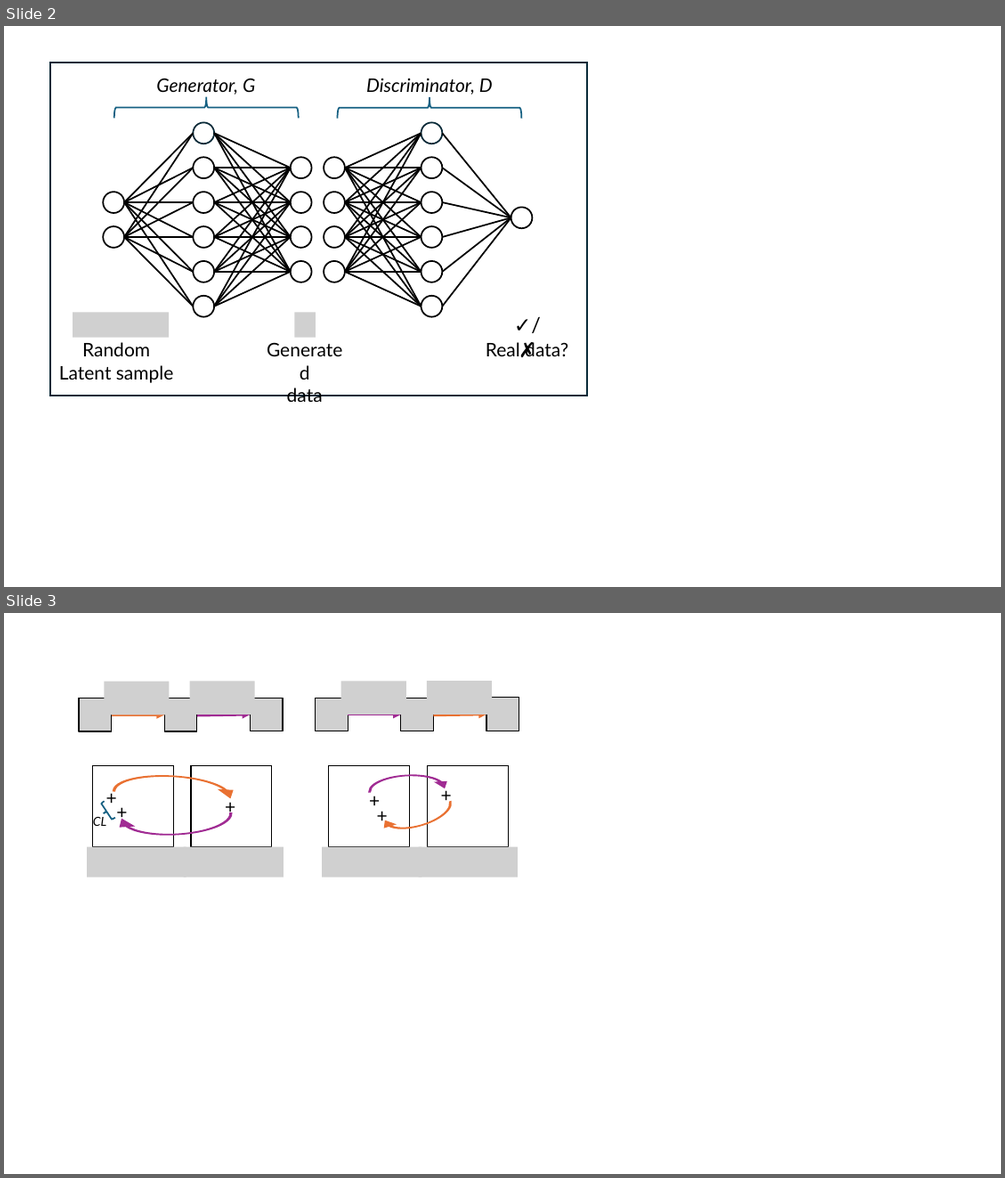
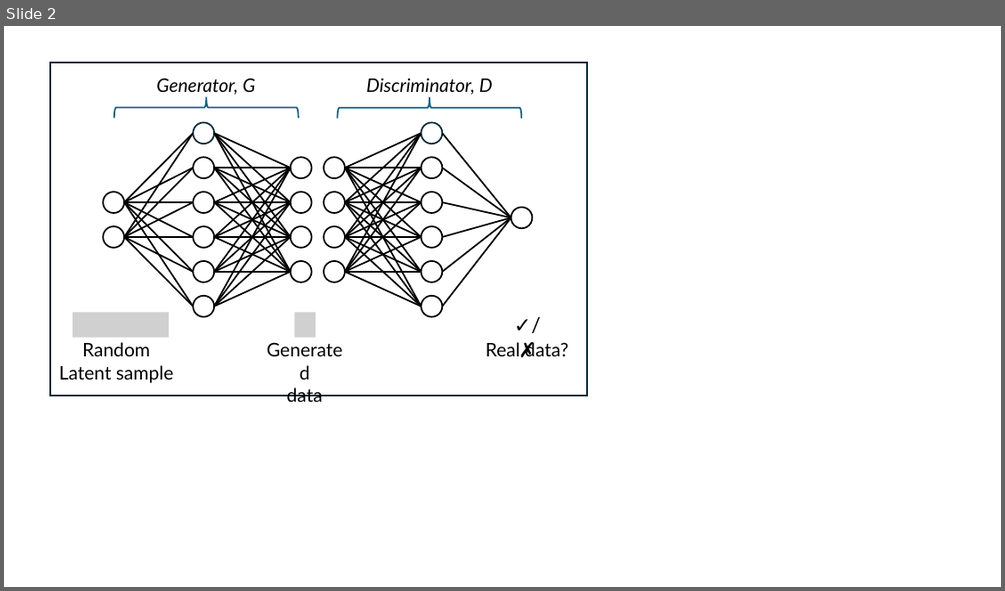
Before and after one commit to mdblackledge/theoryofimaging2, a slide deck: new_images/figures.pptx. Shown one above the other, each under a label of ours: slides 2 and 3 before the commit, slide 2 after it. The pictures are 1005x1178 and 1005x591 pixels, drawn with LibreOffice and Linux fonts; fonts in the diff are those of the drawing; grey boxes stand for pictures. Boxes give left, top, right and bottom in pixels: in the first picture for what was removed or moved away, otherwise in the second. Text is boxed around its words. In the diff, an @@ line names an element or a change of style, - is before the commit and + after.

```diff
--- a/new_images/figures.pptx
+++ b/new_images/figures.pptx
@@ slide 3 removed at bbox=[4, 613, 1001, 1174], background #FFFFFF @@
@@ group removed at bbox=[79, 681, 283, 732]: 5 pictures, 2 arrows @@
@@ picture removed at bbox=[341, 681, 406, 714] @@
@@ picture removed at bbox=[427, 681, 492, 714] @@
@@ picture removed at bbox=[316, 698, 348, 731] @@
@@ arrow removed from (348, 714) to (401, 714) @@
@@ picture removed at bbox=[401, 698, 434, 731] @@
@@ arrow removed from (433, 715) to (486, 714) @@
@@ picture removed at bbox=[486, 698, 519, 731] @@
@@ rectangle removed at bbox=[92, 766, 173, 847] @@
@@ curved down arrow removed at bbox=[113, 772, 238, 797] @@
@@ rectangle removed at bbox=[191, 766, 272, 847] @@
@@ rectangle removed at bbox=[329, 766, 409, 847] @@
@@ rectangle removed at bbox=[428, 766, 508, 847] @@
@@ text removed at bbox=[99, 783, 124, 812] @@
-+
@@ text removed at bbox=[109, 796, 135, 826] @@
-+
@@ text removed at bbox=[218, 791, 243, 821] @@
-+
@@ text removed at bbox=[362, 785, 387, 815] @@
-+
@@ curved down arrow removed at bbox=[369, 773, 449, 792] @@
@@ text removed at bbox=[433, 779, 459, 810] @@
-+
@@ text removed at bbox=[93, 817, 106, 826] @@
-CL
@@ left brace removed at bbox=[98, 801, 115, 821] @@
@@ curved down arrow removed at bbox=[116, 813, 233, 837] @@
@@ text removed at bbox=[369, 800, 395, 830] @@
-+
@@ curved down arrow removed at bbox=[381, 802, 454, 836] @@
@@ picture removed at bbox=[87, 847, 186, 877] @@
@@ picture removed at bbox=[184, 847, 283, 877] @@
@@ picture removed at bbox=[322, 847, 422, 877] @@
@@ picture removed at bbox=[418, 847, 518, 877] @@
```
Also in this commit, not shown: 2 slides added, 1 other file.
